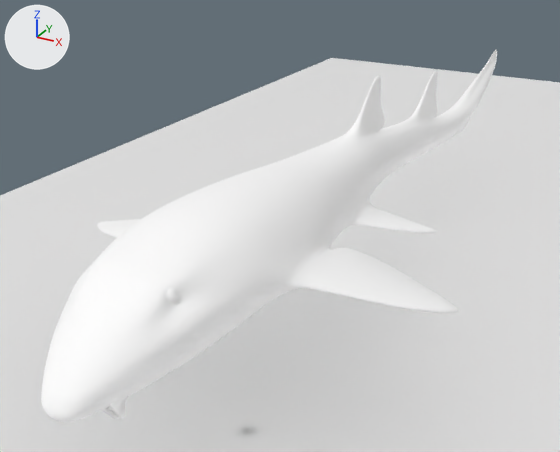
The Blender file Shark.blend: old version first, new version second.
Both versions are drawn from a 50 mm lens placed at (5.31, -13.42, 4.67), pointed at (-1.35, -1.31, -1.38). Every picture has the same lights, and +X, +Y and +Z are marked at upper left.
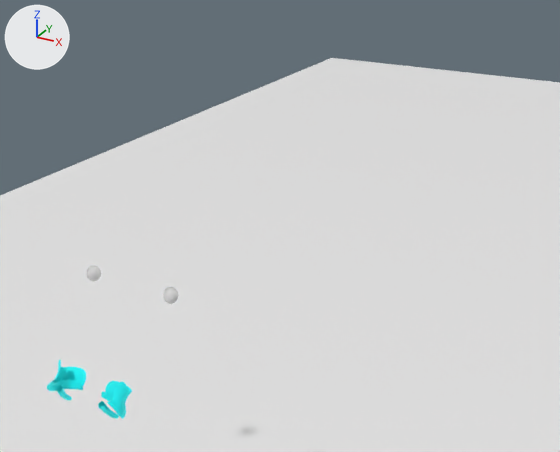
Boxes (x1, y1, x2, y2) around the edits, measured in the pictures (560 x 452 px):
'Shark', hidden
    before: (41, 50, 497, 423)
'Cone', recoloured (white to cyan)
    both: (47, 360, 132, 419)
'Sphere', recoloured
    both: (86, 265, 178, 304)

The change, as a diff of the scene's bpy script:
```diff
--- a/Shark.blend.py
+++ b/Shark.blend.py
@@ mat_shark @@
 mat_shark = principled_material('Shark')
-mat_shark.base_color = (1.0, 1.0, 1.0)  # white #ffffff
+mat_shark.base_color = (0.0, 0.972, 1.0)  # cyan #00fcff
 mat_shark.roughness = 0.7
@@ ob_shark @@
 _m = ob_shark.modifiers.new('Subsurf', 'SUBSURF')
 _m.levels = 2
+ob_shark.hide_viewport = True
```
